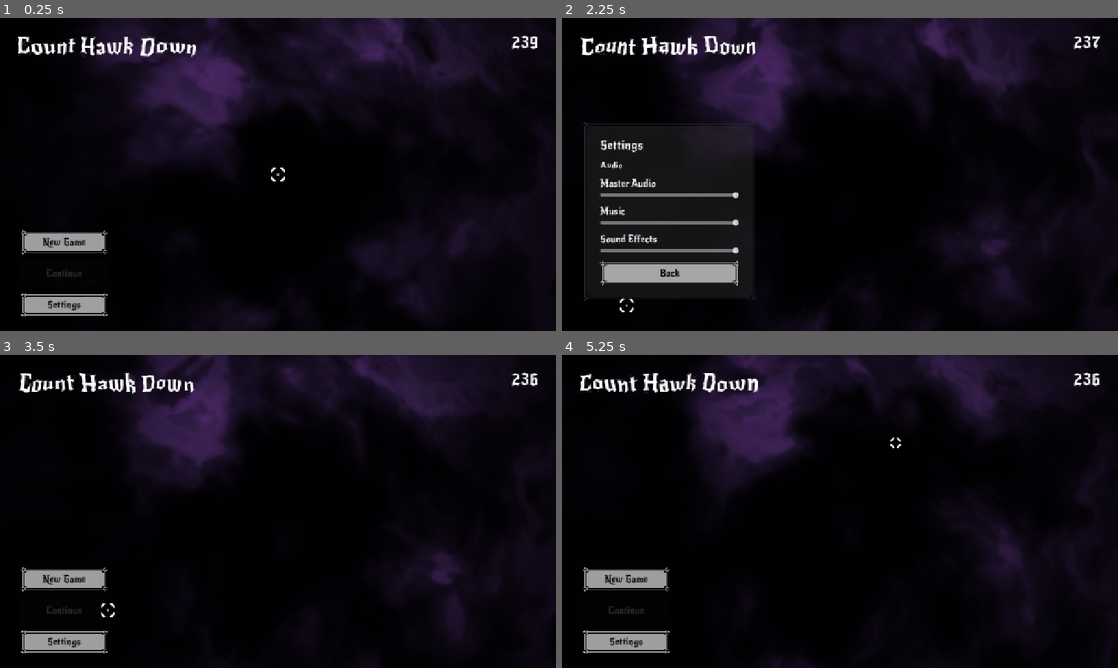
Above: before the commit, frames 1-4 (two rows, left to right).
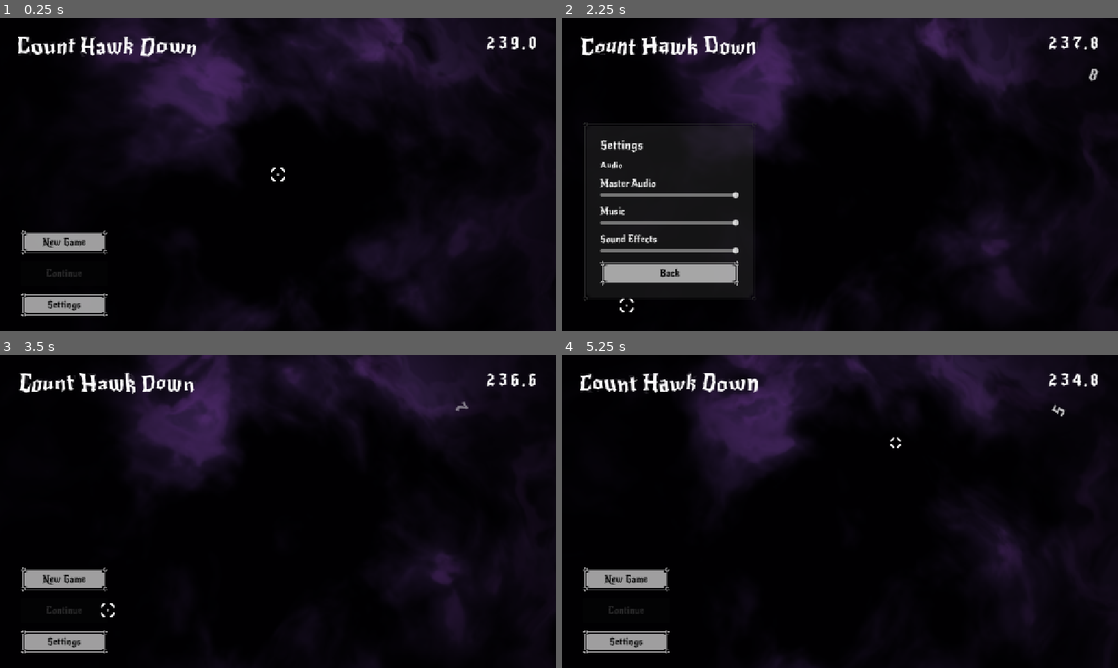
Above: after the commit, the same moments.

Repository: PACarniglia/count-hawk-down
Game: Godot game, scene res://scenes/MainMenu.tscn
The game is run twice, just before and just after one commit, with the same random seed, the same clock (stepped at 60 frames per second) and the same inputs. This scene is started directly instead of the project's main scene. Sound files missing from this copy of the repository are replaced by a short silence.
Inputs (mouse positions are in pixels of both pictures, inside the frame that each line leads up to):
- Up to frame 1 (0.25 s): no input
- Up to frame 2 (2.25 s): click "New Game" at 0.5 s; click "New Game" at 1.25 s; click "Settings" at 2 s
- Up to frame 3 (3.5 s): click "Back" at 2.75 s
- Up to frame 4 (5.25 s): tap Enter at 3.5 s; move the mouse to (962, 495) at 3.52 s; hold D (move_right) 3.53-5.03 s; click (962, 495) at 3.67 s; tap W (move_jump) at 3.77, 4.52 s; move the mouse to (728, 527) at 4.27 s; click (728, 527) at 4.42 s; move the mouse to (895, 442) at 5.02 s; hold A (move_left) from 5.03 s (still down); click (895, 442) at 5.17 s

The runs differ from the first frame. In frame 1, 0.2% of the frame differs, in the area x 87-97%, y 5-11%; in frame 2, 0.2%; in frame 3, 0.2%; in frame 4, 0.3%, in the area x 87-97%, y 5-20%.

Commit message:
feat(menu): add reusable countdown display

Diff:
--- /dev/null
+++ b/scenes/CountdownDisplay.tscn
@@ -0,0 +1,74 @@
+[gd_scene load_steps=2 format=3]
+
+[ext_resource type="Script" path="res://scripts/CountdownDisplay.gd" id="1_script"]
+
+[node name="CountdownDisplay" type="Control"]
+layout_mode = 3
+anchors_preset = 15
+anchor_right = 1.0
+anchor_bottom = 1.0
+grow_horizontal = 2
+grow_vertical = 2
+mouse_filter = 2
+script = ExtResource("1_script")
+
+[node name="NumberRow" type="HBoxContainer" parent="."]
+layout_mode = 1
+anchors_preset = 1
+anchor_left = 1.0
+anchor_right = 1.0
+offset_left = -164.0
+offset_top = 32.0
+offset_right = -40.0
+offset_bottom = 84.0
+grow_horizontal = 0
+theme_override_constants/separation = 0
+
+[node name="Hundreds" type="Label" parent="NumberRow"]
+custom_minimum_size = Vector2(28, 0)
+layout_mode = 2
+theme_override_colors/font_color = Color(1, 1, 1, 1)
+theme_override_font_sizes/font_size = 40
+text = "0"
+horizontal_alignment = 1
+
+[node name="Tens" type="Label" parent="NumberRow"]
+custom_minimum_size = Vector2(28, 0)
+layout_mode = 2
+theme_override_colors/font_color = Color(1, 1, 1, 1)
+theme_override_font_sizes/font_size = 40
+text = "0"
+horizontal_alignment = 1
+
+[node name="Ones" type="Label" parent="NumberRow"]
+custom_minimum_size = Vector2(28, 0)
+layout_mode = 2
+theme_override_colors/font_color = Color(1, 1, 1, 1)
+theme_override_font_sizes/font_size = 40
+text = "0"
+horizontal_alignment = 1
+
+[node name="Decimal" type="Label" parent="NumberRow"]
+custom_minimum_size = Vector2(12, 0)
+layout_mode = 2
+theme_override_colors/font_color = Color(1, 1, 1, 1)
+theme_override_font_sizes/font_size = 40
+text = "."
+horizontal_alignment = 1
+
+[node name="Tenths" type="Label" parent="NumberRow"]
+custom_minimum_size = Vector2(28, 0)
+layout_mode = 2
+theme_override_colors/font_color = Color(1, 1, 1, 1)
+theme_override_font_sizes/font_size = 40
+text = "0"
+horizontal_alignment = 1
+
+[node name="ParticleLayer" type="Control" parent="."]
+layout_mode = 1
+anchors_preset = 15
+anchor_right = 1.0
+anchor_bottom = 1.0
+grow_horizontal = 2
+grow_vertical = 2
+mouse_filter = 2
--- a/scenes/MainMenu.tscn
+++ b/scenes/MainMenu.tscn
@@ -10,6 +10,7 @@
 [ext_resource type="Shader" uid="uid://bxye2dgb8i6cy" path="res://shaders/fantasy_vaporwave_background.gdshader" id="8_fantasy_background"]
 [ext_resource type="Shader" uid="uid://ddvgca2lv3ucs" path="res://shaders/title_mist.gdshader" id="9_title_mist"]
 [ext_resource type="AudioStream" uid="uid://bhwyvrx8slqm5" path="res://sounds/click1.ogg" id="10_click_sound"]
+[ext_resource type="PackedScene" path="res://scenes/CountdownDisplay.tscn" id="11_countdown"]
 
 [sub_resource type="Theme" id="Theme_ui"]
 default_font = ExtResource("7_ui_font")
@@ -65,20 +66,8 @@
 grow_horizontal = 2
 grow_vertical = 2
 
-[node name="CountdownLabel" type="Label" parent="." unique_id=250985323]
+[node name="Countdown" parent="." instance=ExtResource("11_countdown")]
 layout_mode = 1
-anchors_preset = 1
-anchor_left = 1.0
-anchor_right = 1.0
-offset_left = -180.0
-offset_top = 32.0
-offset_right = -40.0
-offset_bottom = 84.0
-grow_horizontal = 0
-theme_override_colors/font_color = Color(1, 1, 1, 1)
-theme_override_font_sizes/font_size = 40
-text = "000"
-horizontal_alignment = 2
 
 [node name="GameTitle" type="Label" parent="." unique_id=1305671451]
 material = SubResource("ShaderMaterial_title_mist")
--- /dev/null
+++ b/scripts/CountdownDisplay.gd
@@ -0,0 +1,74 @@
+class_name CountdownDisplay
+extends Control
+
+const DIGIT_LIFETIME := 0.85
+const DIGIT_GRAVITY := 900.0
+
+@export var value := 0.0:
+	set(new_value):
+		value = maxf(new_value, 0.0)
+		if is_node_ready():
+			_update_display()
+
+@onready var hundreds_label: Label = $NumberRow/Hundreds
+@onready var tens_label: Label = $NumberRow/Tens
+@onready var ones_label: Label = $NumberRow/Ones
+@onready var tenths_label: Label = $NumberRow/Tenths
+@onready var particle_layer: Control = $ParticleLayer
+
+var displayed_tenths := -1
+
+class DigitParticle extends Label:
+	var velocity := Vector2.ZERO
+	var angular_velocity := 0.0
+	var age := 0.0
+
+	func _process(delta: float) -> void:
+		age += delta
+		velocity.y += DIGIT_GRAVITY * delta
+		position += velocity * delta
+		rotation += angular_velocity * delta
+		modulate.a = maxf(1.0 - age / DIGIT_LIFETIME, 0.0)
+		if age >= DIGIT_LIFETIME:
+			queue_free()
+
+func _ready() -> void:
+	_update_display()
+
+func _update_display() -> void:
+	if hundreds_label == null or tens_label == null or ones_label == null or tenths_label == null:
+		return
+	var value_in_tenths := maxi(floori(value * 10.0 + 0.0001), 0)
+	if value_in_tenths == displayed_tenths:
+		return
+	var previous_tenths := displayed_tenths
+	displayed_tenths = value_in_tenths
+	var whole_seconds_text := "%03d" % floori(value_in_tenths / 10.0)
+	hundreds_label.text = whole_seconds_text[0]
+	tens_label.text = whole_seconds_text[1]
+	ones_label.text = whole_seconds_text[2]
+	tenths_label.text = str(value_in_tenths % 10)
+	if previous_tenths >= 0 and value_in_tenths < previous_tenths and value_in_tenths % 10 == 0:
+		_spawn_departing_digit(str(floori(previous_tenths / 10.0) % 10))
+
+func _spawn_departing_digit(digit: String) -> void:
+	if ones_label == null or particle_layer == null:
+		return
+	var font := ones_label.get_theme_font(&"font")
+	var font_size := ones_label.get_theme_font_size(&"font_size")
+	var digit_size := font.get_string_size(digit, HORIZONTAL_ALIGNMENT_LEFT, -1.0, font_size)
+	var ones_rect := ones_label.get_global_rect()
+	var particle := DigitParticle.new()
+	particle.text = digit
+	particle.size = digit_size
+	particle.pivot_offset = digit_size / 2.0
+	particle.position = particle_layer.get_global_transform().affine_inverse() * (
+		ones_rect.position + (ones_rect.size - digit_size) / 2.0
+	)
+	particle.add_theme_font_override(&"font", font)
+	particle.add_theme_font_size_override(&"font_size", font_size)
+	particle.add_theme_color_override(&"font_color", ones_label.get_theme_color(&"font_color"))
+	particle.mouse_filter = Control.MOUSE_FILTER_IGNORE
+	particle.velocity = Vector2.from_angle(randf_range(0.0, TAU)) * randf_range(260.0, 390.0)
+	particle.angular_velocity = randf_range(-7.0, 7.0)
+	particle_layer.add_child(particle)
--- a/scripts/MainMenu.gd
+++ b/scripts/MainMenu.gd
@@ -13,7 +13,7 @@
 @onready var menu_click_sound: AudioStreamPlayer = $MenuClickSound
 @onready var screen_container: Control = $ScreenContainer
 @onready var fade_overlay: ColorRect = $FadeOverlay
-@onready var countdown_label: Label = $CountdownLabel
+@onready var countdown: CountdownDisplay = $Countdown
 
 const CURSOR_NORMAL_PATH := "res://sprites/crosshairs/White/crosshair038.png"
 const CURSOR_PRESSED_PATH := "res://sprites/crosshairs/White/crosshair037.png"
@@ -22,13 +22,12 @@
 const CURSOR_SIZE := 64
 const CURSOR_HOVER_SIZE := 76
 const TITLE_VISUALIZER_BUS := &"TitleVisualizer"
-
 var current_zoom := 0.0
 var active_track: AudioStreamPlayer
 var last_beat_index := -1
 var current_screen: Control
 var is_restarting := false
-var remaining_countdown_seconds: int
+var remaining_countdown_time := 0.0
 var has_started_part_b := false
 var cursor_normal: ImageTexture
 var cursor_hover: ImageTexture
@@ -51,8 +50,8 @@
 	title_part_b2.stream.loop = true
 	active_track = title_part_a
 	fade_overlay.modulate.a = 0.0
-	remaining_countdown_seconds = randi_range(101, 999)
-	_update_countdown_label()
+	remaining_countdown_time = randi_range(101, 999)
+	countdown.value = remaining_countdown_time
 	title_part_a.play()
 	show_main_menu()
 
@@ -63,6 +62,7 @@
 		_update_cursor()
 	_update_cursor_position()
 	_update_beat_from_music()
+	_update_countdown(delta)
 	current_zoom = move_toward(current_zoom, 0.0, zoom_return_speed * delta)
 	beat_overlay.material.set_shader_parameter("zoom_amount", current_zoom)
 	var strongest_beat := maxf(beat_zoom, small_beat_zoom)
@@ -91,8 +91,6 @@
 func trigger_beat(beat_index: int) -> void:
 	if has_started_part_b:
 		current_zoom = beat_zoom if beat_index % 2 == 0 else small_beat_zoom
-	if beat_index > 0 and beat_index % 2 == 0:
-		_count_down_one_second()
 
 func show_main_menu() -> void:
 	_show_screen(MAIN_MENU_SCREEN.instantiate())
@@ -176,14 +174,13 @@
 	if cursor_display:
 		cursor_display.position = get_viewport().get_mouse_position() - cursor_display.size / 2.0
 
-func _count_down_one_second() -> void:
-	remaining_countdown_seconds = maxi(remaining_countdown_seconds - 1, 0)
-	_update_countdown_label()
-	if remaining_countdown_seconds == 0:
+func _update_countdown(delta: float) -> void:
+	if not has_started_part_b or is_restarting:
+		return
+	remaining_countdown_time = maxf(remaining_countdown_time - delta, 0.0)
+	countdown.value = remaining_countdown_time
+	if is_zero_approx(remaining_countdown_time):
 		restart_after_fade()
-
-func _update_countdown_label() -> void:
-	countdown_label.text = "%03d" % remaining_countdown_seconds
 
 func restart_after_fade() -> void:
 	if is_restarting:
Not shown, added: scripts/CountdownDisplay.gd.uid
